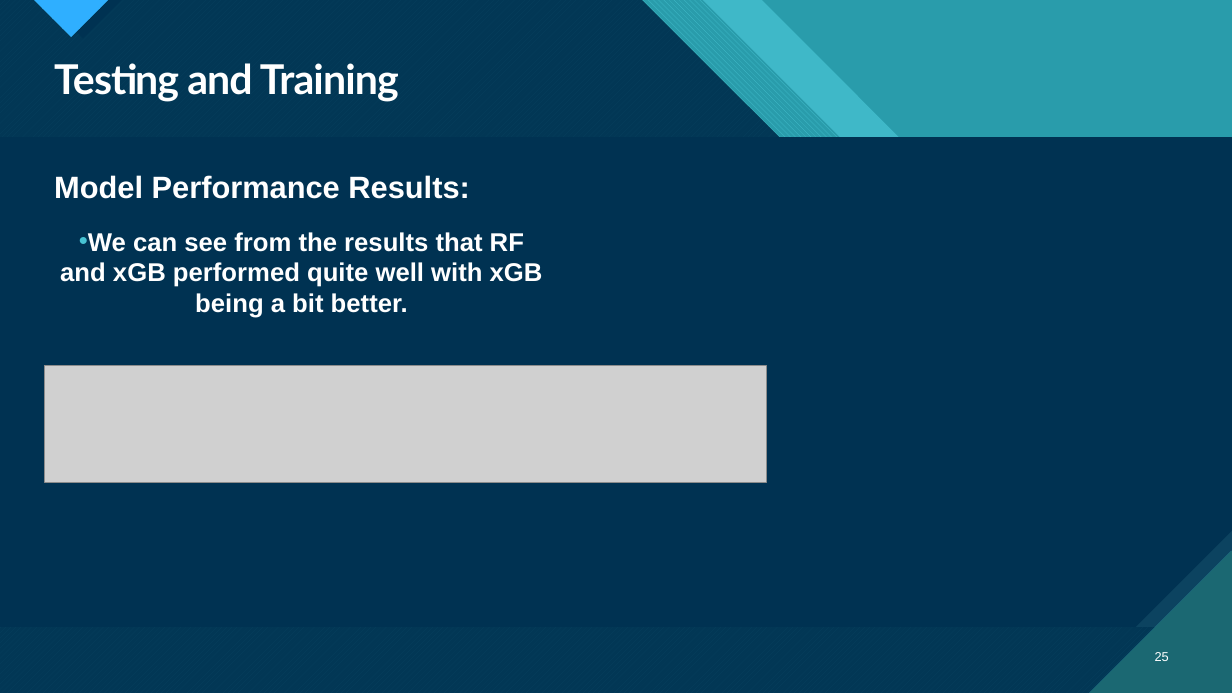
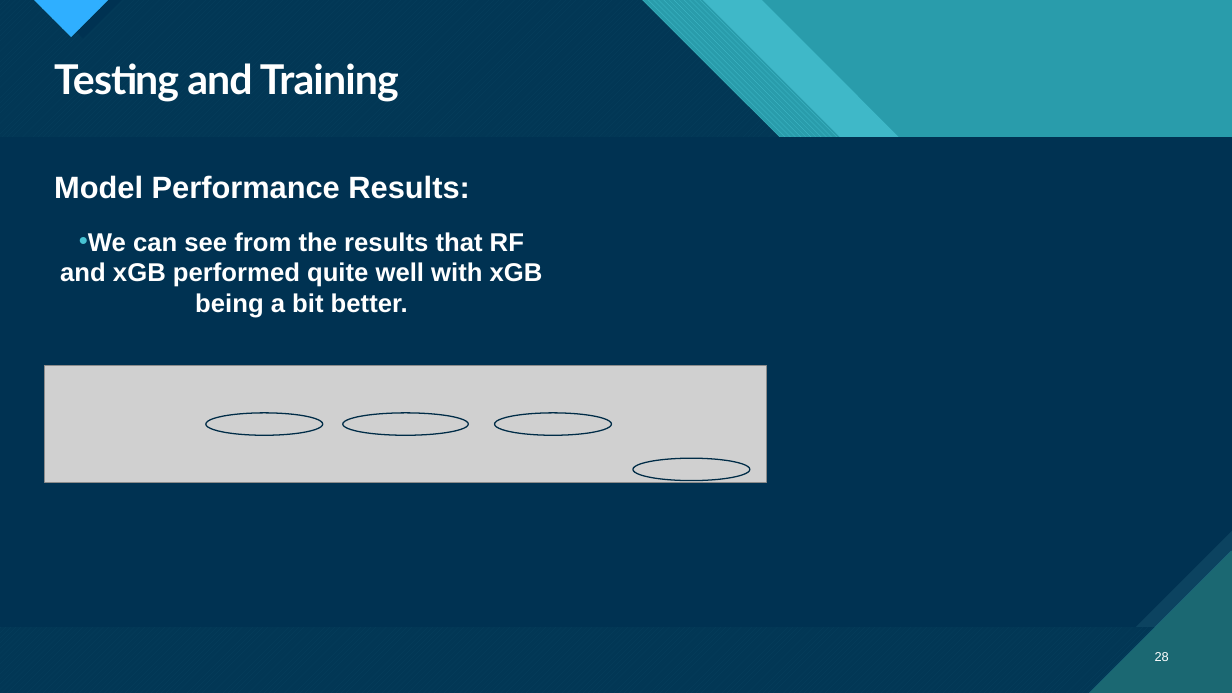
Before and after one commit to DoronF3/School-Projects, a slide deck: slide 28 of Data Science/Data Science Final Project.pptx (slide 25 before the commit). Drawn at 1232x693 pixels with LibreOffice and Linux fonts; fonts in the diff are those of the drawing; grey boxes stand for pictures. Boxes give left, top, right and bottom in pixels: in the first picture for what was removed or moved away, otherwise in the second. Text is boxed around its words. In the diff, an @@ line names an element or a change of style, - is before the commit and + after.

```diff
--- a/Data Science/Data Science Final Project.pptx
+++ b/Data Science/Data Science Final Project.pptx
@@ ellipse added at bbox=[206, 413, 323, 435], outline #002C48 1 pt @@
@@ ellipse added at bbox=[343, 413, 469, 435], outline #002C48 1 pt @@
@@ ellipse added at bbox=[494, 413, 612, 435], outline #002C48 1 pt @@
@@ ellipse added at bbox=[633, 458, 750, 481], outline #002C48 1 pt @@
```
Also in this commit, not shown: 21 other slides changed, 5 slides added, 8 slides removed, 2 other files.
